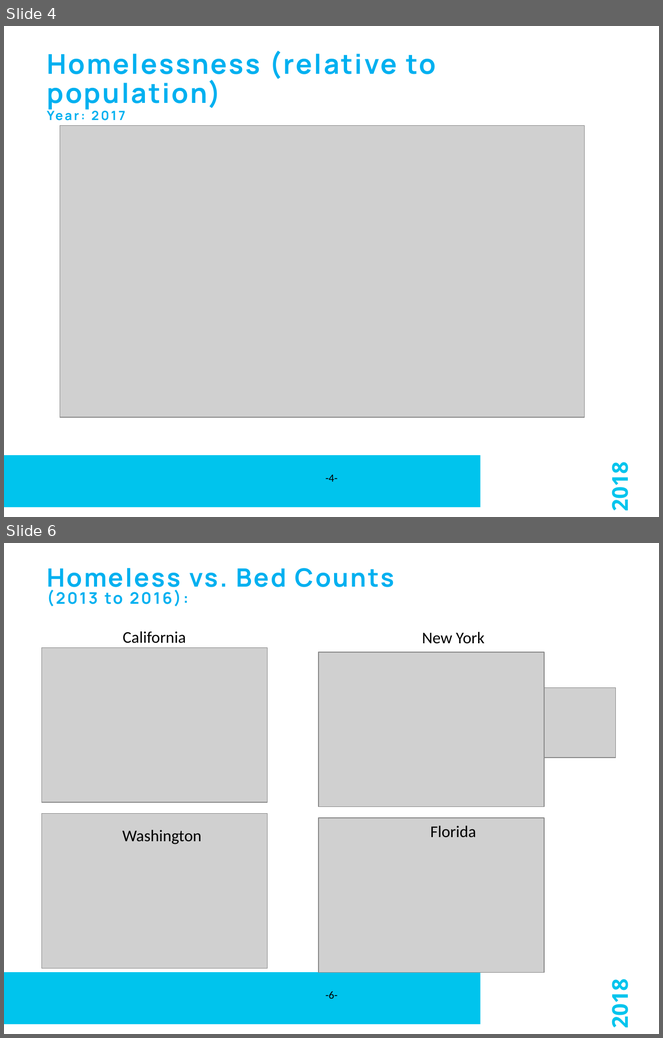
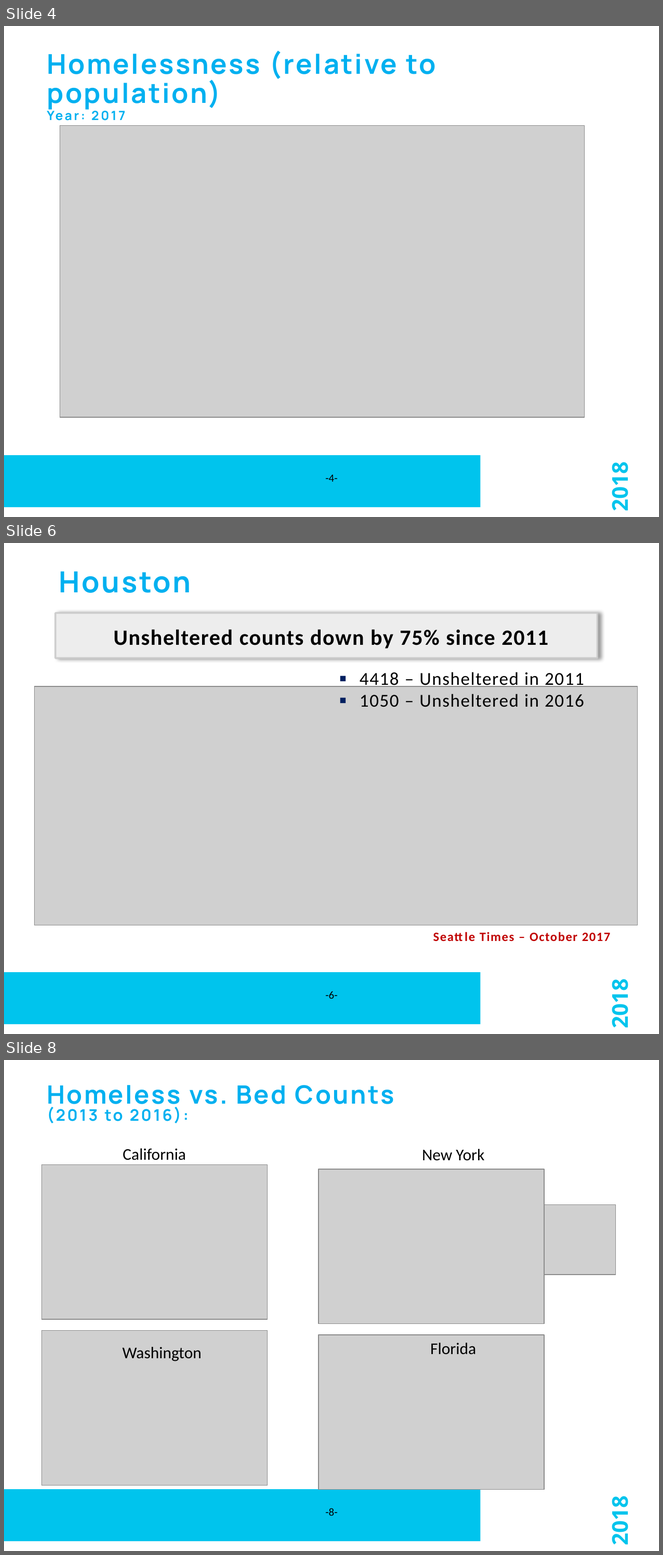
Before and after one commit to susub31/Homelessness-Analysis, a slide deck: EARL-Houston-2018/Presentation/EARL_2018_Powerpoint_Final.pptx. Shown one above the other, each under a label of ours: slides 4 and 6 before the commit, slides 4, 6 and 8 after it; the slides between them are not shown. The pictures are 663x1038 and 663x1555 pixels, drawn with LibreOffice and Linux fonts; fonts in the diff are those of the drawing; grey boxes stand for pictures; background and template pictures are left out. Boxes give left, top, right and bottom in pixels: in the first picture for what was removed or moved away, otherwise in the second. Text is boxed around its words. In the diff, an @@ line names an element or a change of style, - is before the commit and + after.

```diff
--- a/EARL-Houston-2018/Presentation/EARL_2018_Powerpoint_Final.pptx
+++ b/EARL-Houston-2018/Presentation/EARL_2018_Powerpoint_Final.pptx
@@ slide 6 added at [4,543,659,1034], background #FFFFFF; not listed: 2 template elements that a slide beside it also shows @@
@@ text added at [59,571,191,593], 32 pt, text #00B0F0, bold @@
+Houston
@@ rectangle added at [56,613,598,658], fill #EDEDED, outline #CBCBCB 2 pt @@
@@ text added at [114,629,548,649], 24 pt, text #000000, bold @@
+Unsheltered counts down by 75% since 2011
@@ text added at [360,672,584,707], 20 pt, text #000000 @@
+▪ 4418 – Unsheltered in 2011
+▪ 1050 – Unsheltered in 2016
@@ picture added at [35,687,638,926] @@
@@ text added at [480,932,610,942], 14 pt, text #C00000, bold @@
+Seattle Times – October 2017
@@ page number added at [325,992,337,999], 12 pt, text #000000 @@
+-6-
@@ what was slide 6 is now slide 8 @@
@@ page number at [325,1508,337,1516]: text changed @@
--6-
+-8-
```
Also in this commit, not shown: 3 slides changed, 2 other slides added, 1 slide removed, 1 other file.
